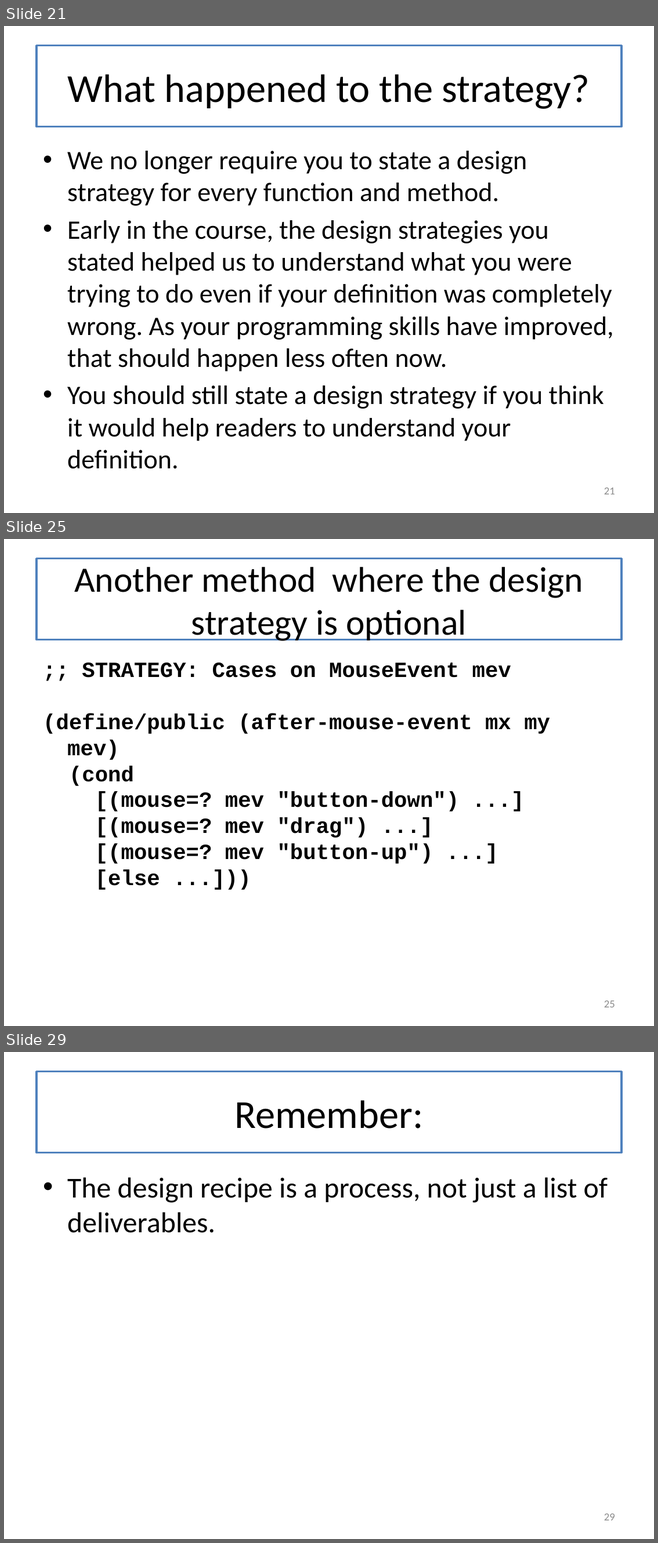
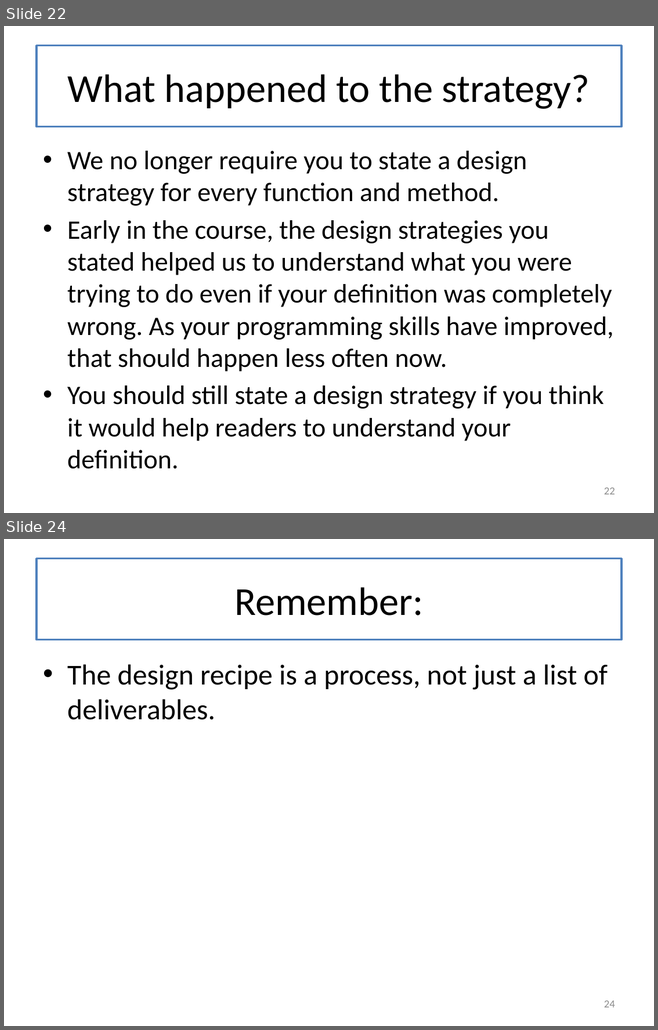
Before and after one commit to mwand/cs5010f17, a slide deck: Slides/Lesson 9.5 The Design Recipe Using Classes.pptx. Shown one above the other, each under a label of ours: slides 21, 25 and 29 before the commit, slides 22 and 24 after it; the slides between them are not shown. The pictures are 658x1543 and 658x1030 pixels, drawn with LibreOffice and Linux fonts; fonts in the diff are those of the drawing. Boxes give left, top, right and bottom in pixels: in the first picture for what was removed or moved away, otherwise in the second. Text is boxed around its words. In the diff, an @@ line names an element or a change of style, - is before the commit and + after.

```diff
--- a/Slides/Lesson 9.5 The Design Recipe Using Classes.pptx
+++ b/Slides/Lesson 9.5 The Design Recipe Using Classes.pptx
@@ slide 25 removed at bbox=[4, 539, 654, 1026], background #FFFFFF @@
@@ title removed at bbox=[36, 559, 621, 640] @@
-Another method where the design strategy is optional
@@ text removed at bbox=[43, 663, 550, 890] @@
-;; STRATEGY: Cases on MouseEvent mev
-(define/public (after-mouse-event mx my mev)
-(cond
-[(mouse=? mev "button-down") ...]
-[(mouse=? mev "drag") ...]
-[(mouse=? mev "button-up") ...]
-[else ...]))
@@ page number removed at bbox=[604, 1001, 615, 1008] @@
-25
@@ what was slide 21 is now slide 22 @@
@@ page number at bbox=[604, 488, 615, 495]: text changed @@
-21
+22
@@ what was slide 29 is now slide 24 @@
@@ page number at bbox=[604, 1001, 615, 1008]: text changed @@
-29
+24
```
Also in this commit, not shown: 4 slides changed, 1 slide added, 5 other slides removed, 3 other files.
